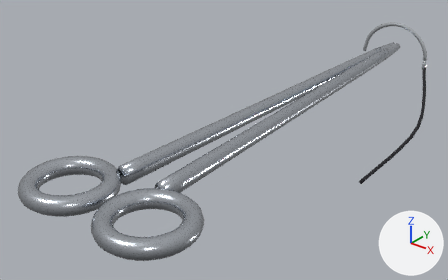
The glTF model assets/models/tools/needle.glb, before and after one commit.
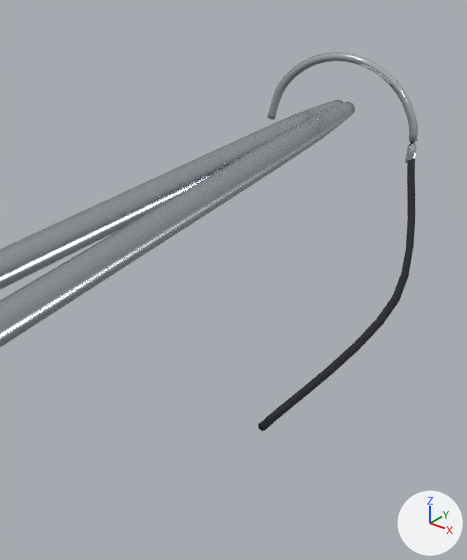
Old and new are each drawn whole from a 50 mm camera at (0.089, -0.132, 0.0686) aimed at (-0.0127, -0.0049, -0.0101) and again close up on the part from 56% to 100% of the width and 0% to 85% of the height. The axes (+X, +Y, +Z) are drawn at lower right. The lights are the same throughout. The older version's two pictures come first. Where no turn or scale is listed for an object, it has been applied to the vertices.

In view in the first close-up: 'JawA', 'JawB', 'SutureNeedle', 'Thread'.
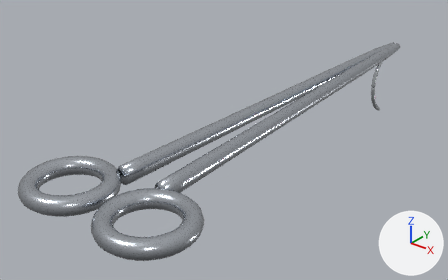
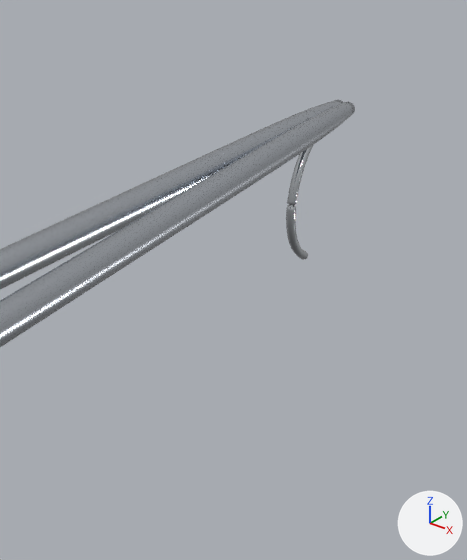
Boxes (x1, y1, x2, y2) around the edits, measured in the close-ups (467 x 560 px):
'SutureNeedle', reshaped: before (267, 52, 418, 163); after (286, 145, 313, 260)
'Thread', deleted: before (258, 159, 415, 431)
part 1 of me_sutureneedle, added: after (286, 145, 313, 260)
part 2 of me_sutureneedle, deleted: before (267, 52, 418, 163)

The change, as a list of edits to the scene's bpy script:
```text
Change me_sutureneedle:
    used by ob_sutureneedle; location = (0.0, 0.08, 0.0)
    remove me_sutureneedle.from_pydata(...)  # 260 vertices, 516 faces; spans x -0.0127..0.0125, y -0.0006..0.0006, z -0.0064..0.0087
    add me_sutureneedle.from_pydata(...)  # 476 vertices, 948 faces; spans x -0.0006..0.0006, y -0.0157..0.0001, z -0.0231..0.0011
    me_sutureneedle part 1: 476 vertices added at x -0.0006..0.0006, y -0.0157..0.0001, z -0.0231..0.0011
    me_sutureneedle part 2: 260 vertices removed from x -0.0127..0.0125, y -0.0006..0.0006, z -0.0064..0.0087
Remove ob_thread:
    ob_thread = bpy.data.objects.new('Thread', me_thread)
    ob_thread.location = (0.0, 0.08, 0.0)
```
